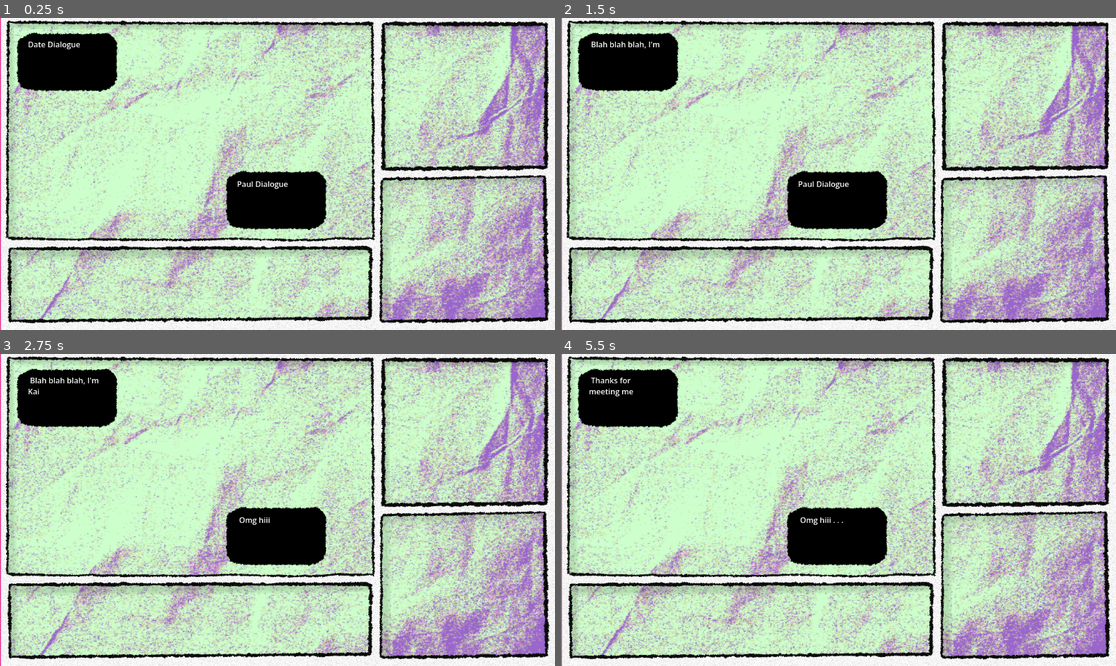
Above: before the commit, frames 1-4 (two rows, left to right).
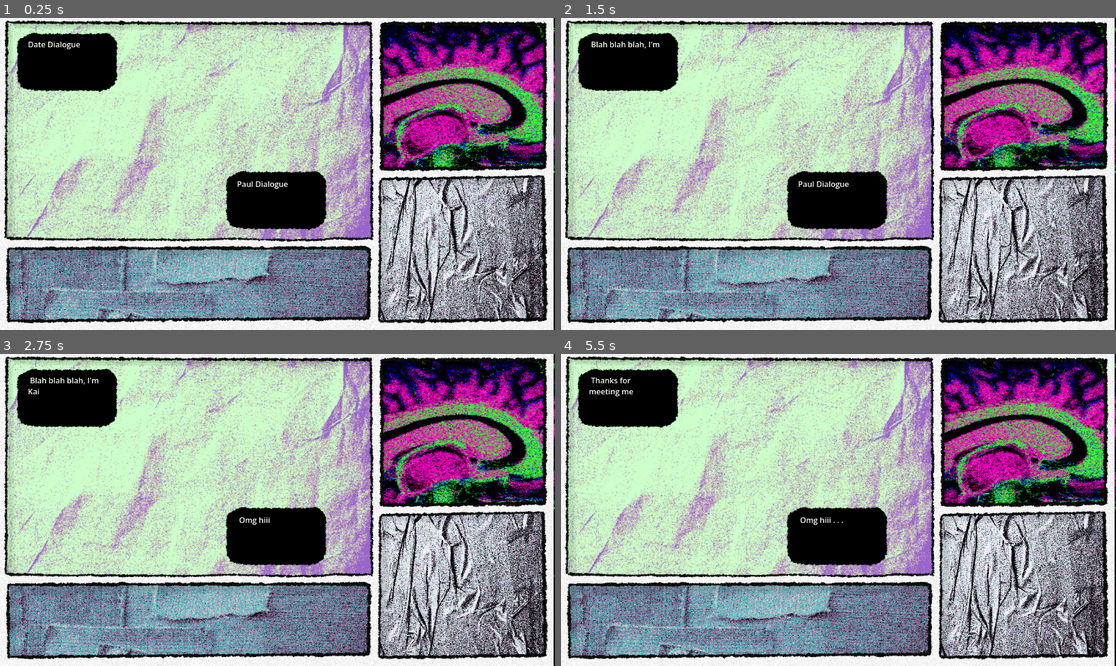
Above: after the commit, the same moments.

Repository: Chas-w/101_Lesbian_Dates
Game: Godot game, scene res://Issues/Issue_001.tscn
Same seed, same stepped clock (60 frames per second), same inputs: the game is played once before the commit and once after it. This scene is started directly instead of the project's main scene. The engine's default icon, where the game draws it, is replaced by a stand-in: a white triangle on a blue panel in a dark square.
Inputs:
- Up to frame 1 (0.25 s): no input
- Up to frame 2 (1.5 s): tap Enter (Enter) at 0.5, 0.6, 1.35 s
- Up to frame 3 (2.75 s): click "Hi!" at 2 s
- Up to frame 4 (5.5 s): tap Enter (Enter) every 0.75 s from 2.85 to 5.1 s

The runs differ from the first frame. In frame 1, 63% of the frame differs, in the area x 0-100%, y 0-100%; in frame 2, 63%; in frame 3, 63%; in frame 4, 63%.

Commit message:
background implement

Diff:
--- a/Issues/Issue_001.tscn
+++ b/Issues/Issue_001.tscn
@@ -8,8 +8,11 @@
 [ext_resource type="Texture2D" uid="uid://boqgrdrg7ovwv" path="res://Imported Textures/Noise.png" id="3_ykgsn"]
 [ext_resource type="Texture2D" uid="uid://dld0cexv10lth" path="res://Imported Textures/border_shadow.png" id="5_r00si"]
 [ext_resource type="Texture2D" uid="uid://7safw1bwp28n" path="res://Imported Textures/paper_dithered.png" id="7_c5erv"]
+[ext_resource type="Texture2D" uid="uid://b8ne5ea80lya8" path="res://Imported Textures/denim.png" id="7_m6anw"]
+[ext_resource type="Texture2D" uid="uid://bhygib5jdy5qu" path="res://Imported Textures/ductape.png" id="8_gda5h"]
 [ext_resource type="Theme" uid="uid://bod5h5q0bmciw" path="res://Themes/comic_theme.tres" id="8_h8gaa"]
 [ext_resource type="Texture2D" uid="uid://cb6oxc8guiq0k" path="res://Imported Textures/black_bubble.png" id="8_pppn2"]
+[ext_resource type="Texture2D" uid="uid://b3kgil3r5hg1x" path="res://Imported Textures/brain.png" id="9_n8xr2"]
 
 [sub_resource type="ShaderMaterial" id="ShaderMaterial_ykgsn"]
 shader = ExtResource("2_pw7vx")
@@ -48,7 +51,7 @@
 
 [node name="Border Sprite" type="Sprite2D" parent="CanvasLayer" unique_id=2001516106]
 material = SubResource("ShaderMaterial_ykgsn")
-position = Vector2(577.00006, 323.00003)
+position = Vector2(574.00006, 323)
 scale = Vector2(0.5989584, 0.6018518)
 texture = ExtResource("3_pw7vx")
 
@@ -60,10 +63,32 @@
 [node name="Background Sprite" type="Sprite2D" parent="CanvasLayer" unique_id=1775850454]
 z_index = -4
 material = SubResource("ShaderMaterial_c5erv")
-position = Vector2(577.9529, 326.52307)
+position = Vector2(389.76538, 236.17343)
 rotation = -1.5707964
-scale = Vector2(1.7365384, 1.7365384)
+scale = Vector2(1.2455077, 1.1636692)
 texture = ExtResource("7_c5erv")
+
+[node name="Inventory Background" type="Sprite2D" parent="CanvasLayer/Background Sprite" unique_id=1082272488]
+z_index = -5
+material = SubResource("ShaderMaterial_c5erv")
+position = Vector2(-149.70482, 6.251831)
+scale = Vector2(0.6412125, 0.78473663)
+texture = ExtResource("7_m6anw")
+
+[node name="View Background" type="Sprite2D" parent="CanvasLayer/Background Sprite" unique_id=1621940621]
+z_index = -5
+material = SubResource("ShaderMaterial_c5erv")
+position = Vector2(-198.20729, 488.5458)
+scale = Vector2(0.42771712, 0.3611302)
+texture = ExtResource("8_gda5h")
+
+[node name="View Background2" type="Sprite2D" parent="CanvasLayer/Background Sprite" unique_id=14045569]
+z_index = -7
+material = SubResource("ShaderMaterial_c5erv")
+position = Vector2(-35.990616, 483.15674)
+rotation = 1.5707964
+scale = Vector2(1.2643658, 0.80541205)
+texture = ExtResource("9_n8xr2")
 
 [node name="Everything" type="Control" parent="CanvasLayer" unique_id=1847136715]
 layout_mode = 3
Binary file added: Imported Textures/brain.png
Not shown, added: Imported Textures/brain.png.import
Binary file added: Imported Textures/denim.png
Not shown, added: Imported Textures/denim.png.import
Binary file added: Imported Textures/ductape.png
Not shown, added: Imported Textures/ductape.png.import
